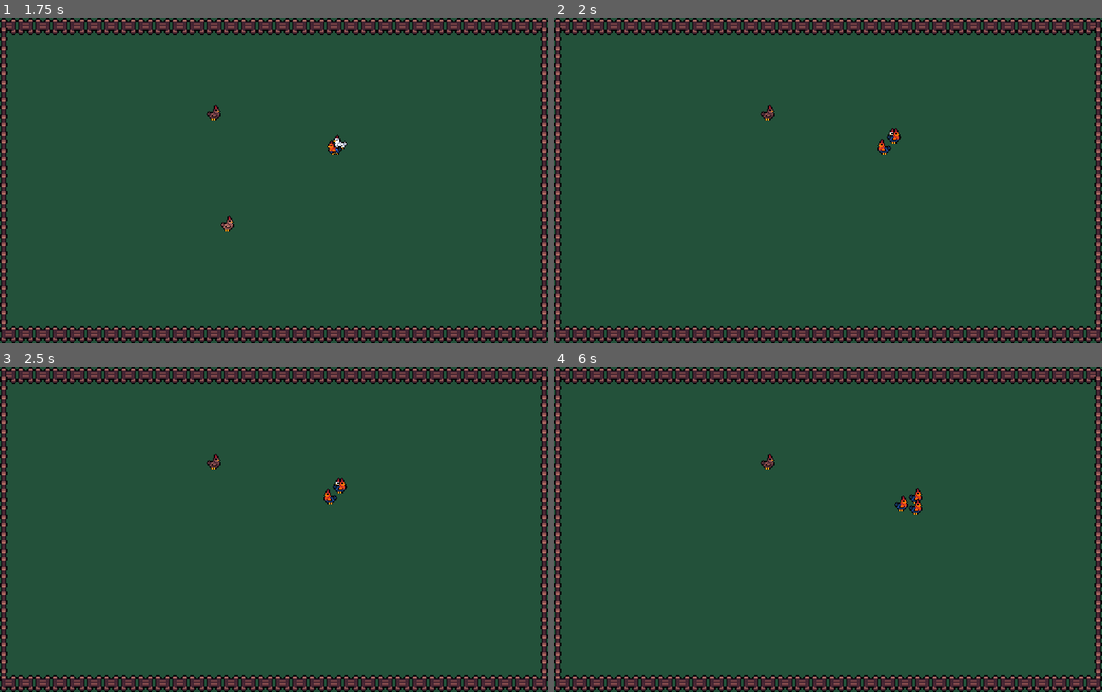
Above: before the commit, frames 1-4 (two rows, left to right).
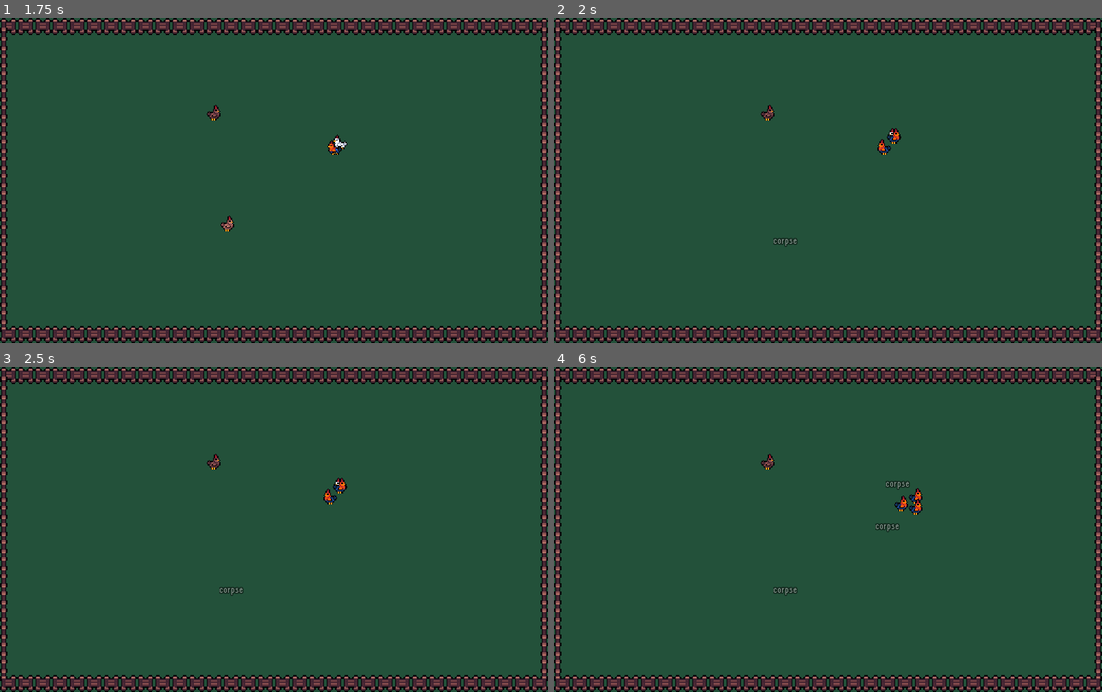
Above: after the commit, the same moments.

Repository: gtarsia/farm
Game: Godot game, scene res://Main.tscn
Same seed, same stepped clock (60 frames per second), same inputs: the game is played once before the commit and once after it.
Inputs:
- Up to frame 1 (1.75 s): hold Right (ui_right) 0.53-1.28 s; hold Down (ui_down) from 1.28 s (still down)
- Up to frame 2 (2 s): keep holding Down (ui_down)
- Up to frame 3 (2.5 s): release Down (ui_down) at 2.03 s; hold Right (ui_right) from 2.03 s (still down)
- Up to frame 4 (6 s): release Right (ui_right) at 2.78 s; hold Up (ui_up) 2.78-3.53 s; tap Enter at 3.5 s; hold Left (ui_left) 3.53-5.03 s; tap Space at 4.25 s; hold Down (ui_down) 5.03-5.78 s; hold Right (ui_right) from 5.78 s (still down)

Frame 1 is identical in both runs. In frame 2, less than 0.1% of the frame differs, in the area x 40-45%, y 67-71%; in frame 3, less than 0.1%; in frame 4, 0.2%, in the area x 40-65%, y 34-71%.

Commit message:
Add chicken corpse as text

Diff:
--- a/entities/Chicken.gd
+++ b/entities/Chicken.gd
@@ -8,6 +8,8 @@
 var up = false
 var down = false
 var screen_size  # Size of the game window.
+
+var corpse_scene = preload("res://entities/objects/ChickenCorpse.tscn")
 
 func _ready():
   screen_size = get_viewport_rect().size
@@ -37,3 +39,9 @@
   right = false
   up = false
   down = false
+
+func die():
+  var corpse = corpse_scene.instance()
+  corpse.position = position
+  get_parent().add_child(corpse)
+  queue_free()
--- a/entities/chickens/psycho/Kill.gd
+++ b/entities/chickens/psycho/Kill.gd
@@ -11,7 +11,7 @@
     kill()
 
 func kill():
-  target.queue_free()
+  target.die()
   target = null
   $GoKillTimer.start()
 
--- /dev/null
+++ b/entities/objects/ChickenCorpse.tscn
@@ -0,0 +1,22 @@
+[gd_scene load_steps=3 format=2]
+
+[sub_resource type="DynamicFontData" id=1]
+font_path = "res://fonts/orange_kid.ttf"
+
+[sub_resource type="DynamicFont" id=2]
+size = 10
+outline_size = 1
+outline_color = Color( 0, 0, 0, 1 )
+font_data = SubResource( 1 )
+
+[node name="ChickenCorpse" type="Node2D"]
+modulate = Color( 1, 1, 1, 0.454902 )
+
+[node name="RichTextLabel" type="RichTextLabel" parent="."]
+margin_left = -8.0
+margin_top = -8.0
+margin_right = 32.0
+margin_bottom = 12.0
+custom_fonts/normal_font = SubResource( 2 )
+custom_colors/default_color = Color( 1, 1, 1, 1 )
+text = "corpse"
Binary file added: fonts/orange_kid.ttf
